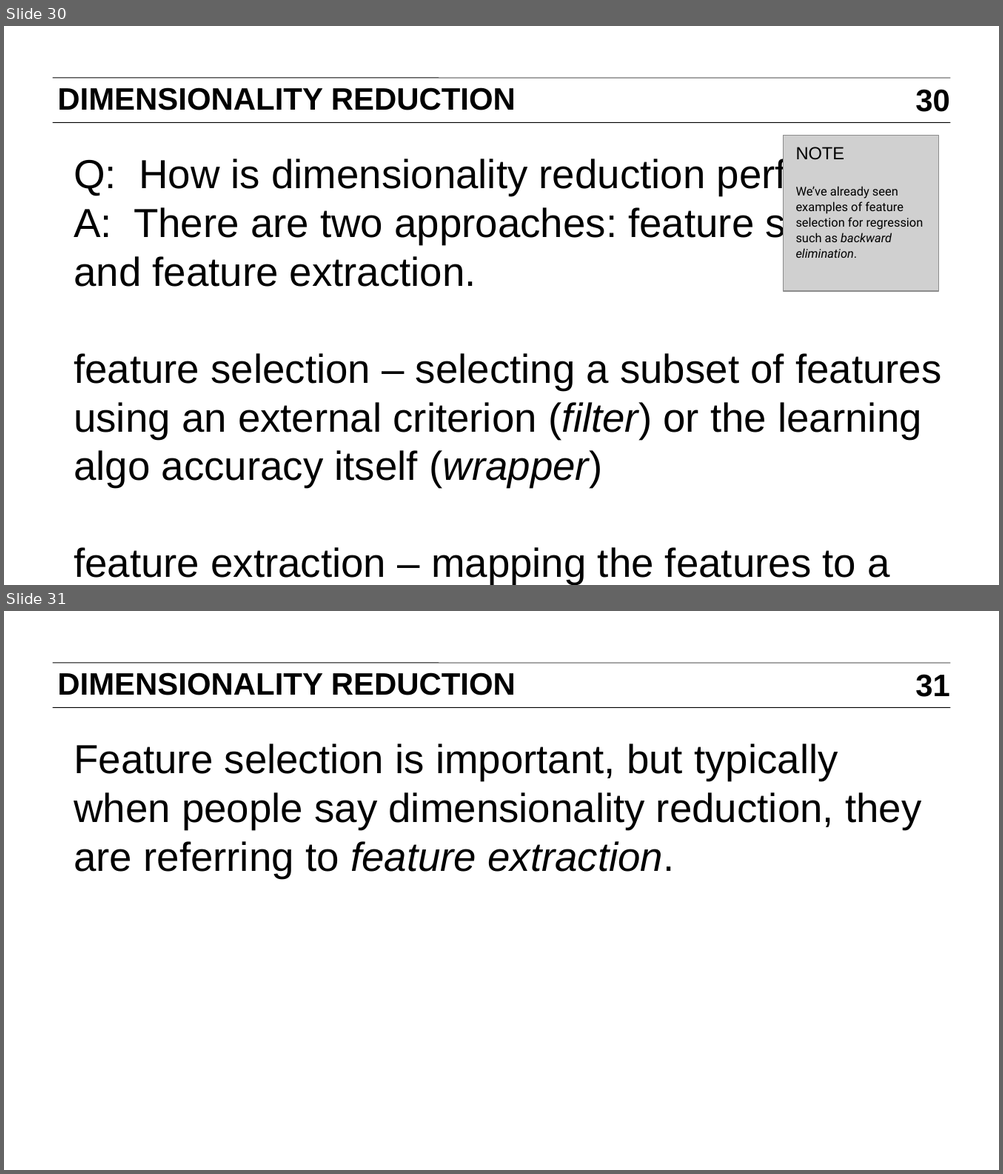
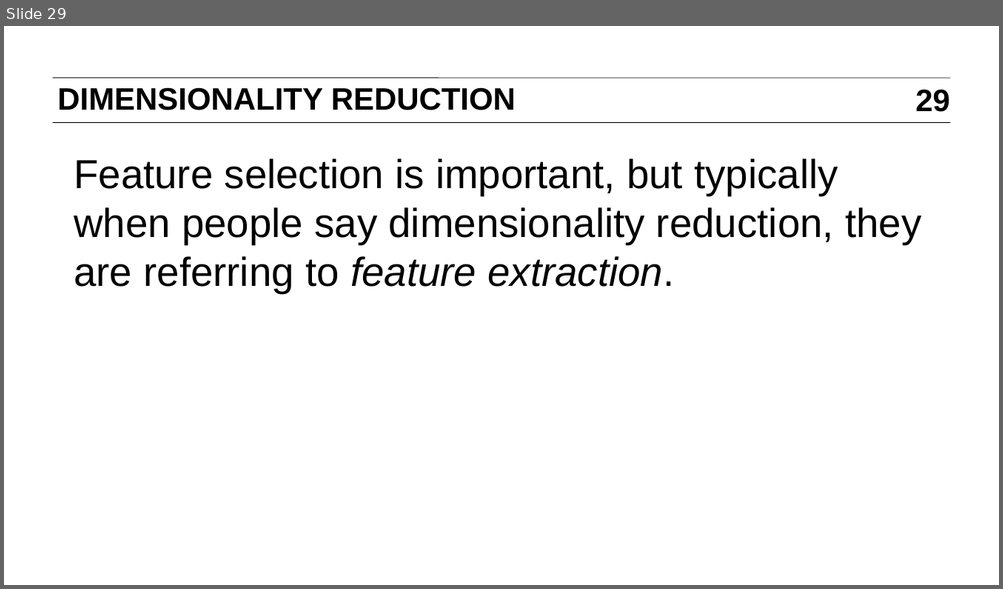
Before and after one commit to ajschumacher/gadsdc, a slide deck: 18-dim_reduc/slides.pptx. Shown one above the other, each under a label of ours: slides 30 and 31 before the commit, slide 29 after it. The pictures are 1003x1174 and 1003x589 pixels, drawn with LibreOffice and Linux fonts; fonts in the diff are those of the drawing; grey boxes stand for pictures. Boxes give left, top, right and bottom in pixels: in the first picture for what was removed or moved away, otherwise in the second. Text is boxed around its words. In the diff, an @@ line names an element or a change of style, - is before the commit and + after.

```diff
--- a/18-dim_reduc/slides.pptx
+++ b/18-dim_reduc/slides.pptx
@@ slide 30 removed at [4,26,999,585], background #FFFFFF; not listed: 2 template elements that a slide beside it also shows @@
@@ text removed at [57,87,515,110] @@
-DIMENSIONALITY REDUCTION
@@ page number removed at [915,89,950,112] @@
-30
@@ picture removed at [783,135,939,290] @@
@@ text removed at [74,156,941,584] @@
-Q: How is dimensionality reduction performed?
-A: There are two approaches: feature selection and feature extraction.
-feature selection – selecting a subset of features using an external criterion (filter) or the learning algo accuracy itself (wrapper)
-feature extraction – mapping the features to a lower dimensional space
@@ text removed at [796,147,845,160] @@
-NOTE
@@ text removed at [796,186,923,258] @@
-We’ve already seen examples of feature selection for regression such as backward elimination.
@@ what was slide 31 is now slide 29 @@
@@ page number at [915,89,950,112]: text changed @@
-31
+29
```
Also in this commit, not shown: 2 slides changed, 1 other slide removed, 1 other file.
